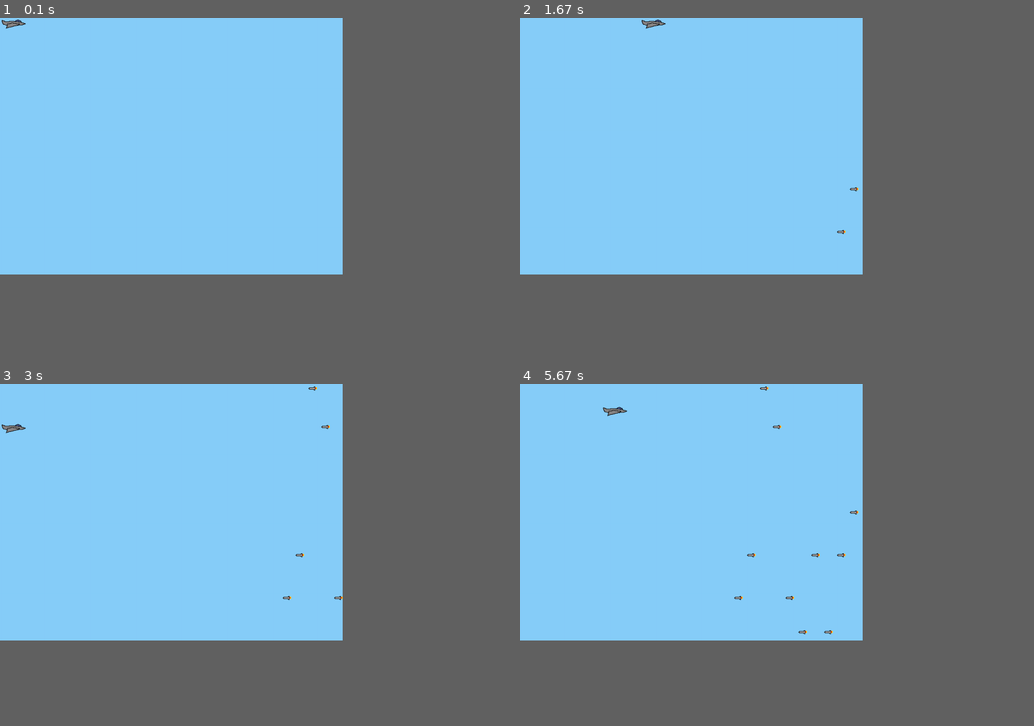
Above: before the commit, frames 1-4 (two rows, left to right).
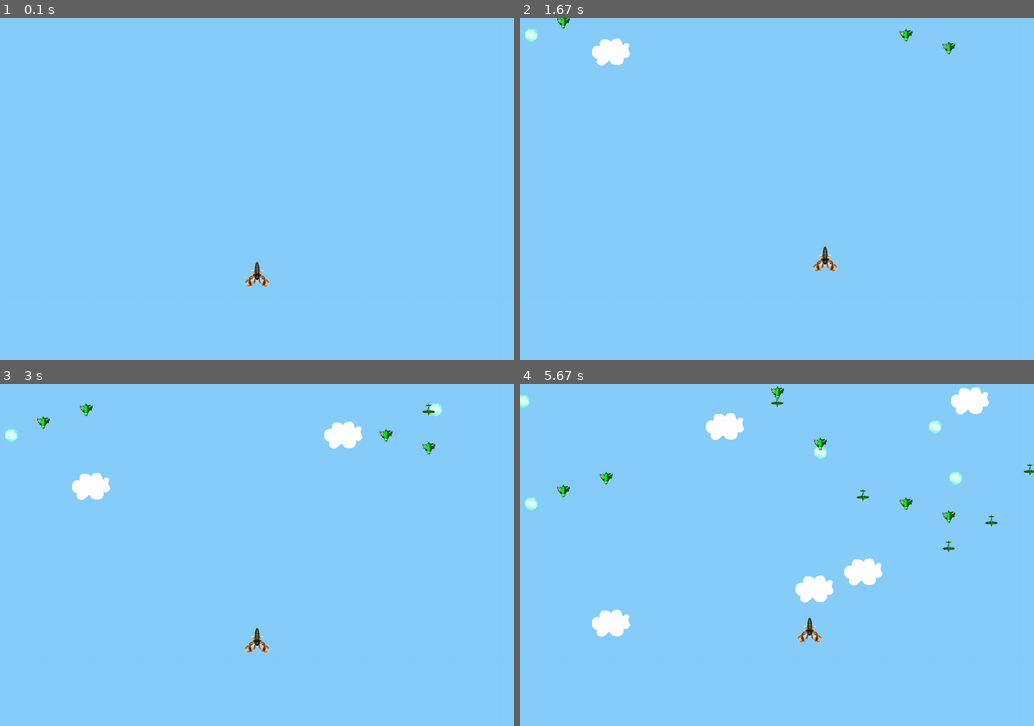
Above: after the commit, the same moments.

Repository: chauby/pygame_plane_war
Game: pygame game, started from playGame.py
The game is run twice, just before and just after one commit, with the same random seed, the same clock (stepped at 60 frames per second) and the same inputs. The source is Python 2; it was converted automatically to run under Python 3.
Inputs:
- Up to frame 1 (0.1 s): no input
- Up to frame 2 (1.67 s): hold Right 0.33-0.8 s; hold Up 0.83-1.13 s; hold Right 1.17-1.63 s
- Up to frame 3 (3 s): hold Left 1.67-2.2 s; hold Down 2.23-2.53 s; hold Left 2.57-2.97 s
- Up to frame 4 (5.67 s): hold Up 3-3.37 s; hold Right 3.4-4.03 s; hold Down 4.07-4.43 s; hold Left 4.47-4.93 s; hold Right 4.97-5.43 s; hold Up from 5.47 s (still down)
In our replay, the window is 600x450 before the commit and 900x600 after it. These sizes can differ from the game's own. Grey fills any space a smaller window leaves; there, only what the larger window draws over its background counts as a difference.

The runs differ from the first frame. In frame 1, 0.2% of the frame differs, in the area x 0-53%, y 0-79%; in frame 2, 0.9%; in frame 3, 1.6%; in frame 4, 3.4%, in the area x 0-100%, y 0-76%.

Commit message:
飞机大战测试，具有两种类型的敌机，一种类型的奖励，暂时不能发射子弹，只能躲避

Diff:
--- a/playGame.py
+++ b/playGame.py
@@ -8,47 +8,86 @@
 # import pygame.locals for easier access to key coordinates
 from pygame.locals import *
 
+#定义游戏的屏幕大小
+width = 1200
+hight = 800
+
 #定义Player类
 class Player(pygame.sprite.Sprite):
 	def __init__(self):
 		super(Player, self).__init__()
-		self.image = pygame.image.load('jet.png').convert()
+		image = pygame.image.load('GodPlane2.png').convert()
+		self.image = pygame.transform.scale(image, (64, 64))
 		self.image.set_colorkey((255, 255, 255), RLEACCEL)
-		self.rect = self.image.get_rect()
+		self.rect = self.image.get_rect(center = (width/2, 600))#set the plaer's init position
 
 	def update(self, pressed_keys):
 		if pressed_keys[K_UP]:
-			self.rect.move_ip(0, -5)
+			self.rect.move_ip(0, -2)
 		if pressed_keys[K_DOWN]:
-			self.rect.move_ip(0, 5)
+			self.rect.move_ip(0, 2)
 		if pressed_keys[K_LEFT]:
-			self.rect.move_ip(-5, 0)
+			self.rect.move_ip(-2, 0)
 		if pressed_keys[K_RIGHT]:
-			self.rect.move_ip(5, 0)
+			self.rect.move_ip(2, 0)
 
 		#限制plaer的移动范围，不能超出屏幕
 		if self.rect.left < 0:
 			self.rect.left = 0
-		elif self.rect.right > 800:
-			self.rect.right = 800
+		elif self.rect.right > width:
+			self.rect.right = width
 		if self.rect.top < 0:
 			self.rect.top = 0
-		elif self.rect.bottom > 600:
-			self.rect.bottom = 600
+		elif self.rect.bottom > hight:
+			self.rect.bottom = hight
 
+#定义血点奖励类
+class RewardBlood(pygame.sprite.Sprite):
+	def __init__(self):
+		super(RewardBlood, self).__init__()
+		image = pygame.image.load('sphere2.png').convert()
+		self.image = pygame.transform.scale(image, (32, 32))
+		self.image.set_colorkey((255, 255, 255), RLEACCEL)
+		self.rect = self.image.get_rect(center = (random.randint(0, width), 0))
+		self.speed = random.randint(1, 2)
+
+	def update(self):
+		self.rect.move_ip(0, self.speed)
+		if self.rect.bottom > hight:
+			self.kill()
+
+#定义敌人类
 class Enemy(pygame.sprite.Sprite):
 	def __init__(self):
 		super(Enemy, self).__init__()
-		self.image = pygame.image.load('missile.png').convert()
-		self.init_position = [10, 100, 200, 300, 400, 500, 580]
+		if random.randint(1,2) == 1:
+			image = pygame.image.load('JpPlane2.png').convert()
+		else:
+			image = pygame.image.load('GreenPlane2.png').convert()
+		self.image = pygame.transform.scale(image, (32, 32))
+		self.init_position = [10, 100, 200, 300, 400, 500, 600, 700, 800, 900, 1000, 1100, 1190]
 		self.image.set_colorkey((255, 255, 255), RLEACCEL)
-		self.rect = self.image.get_rect(center = (820, self.init_position[random.randint(0, 6)]))
-		# self.speed = random.randint(1, 2)
-		self.speed = 1
+		self.rect = self.image.get_rect(center = (self.init_position[random.randint(0, 12)], 0))
+		self.speed = random.randint(1, 2)
 
 	def update(self):
-		self.rect.move_ip(-self.speed, 0)
-		if self.rect.right < 0:
+		self.rect.move_ip(0, self.speed)
+		if self.rect.bottom > hight:
+			self.kill()
+
+#定义云朵类
+class Cloud(pygame.sprite.Sprite):
+	"""docstring for Cloud"""
+	def __init__(self):
+		super(Cloud, self).__init__()
+		self.image = pygame.image.load('cloud.png').convert()
+		self.image.set_colorkey((0, 0, 0), RLEACCEL)
+		self.rect = self.image.get_rect(center = (random.randint(0, width), 0))
+		self.speed = random.randint(1,3)
+
+	def update(self):
+		self.rect.move_ip(0, self.speed)
+		if self.rect.bottom > hight:
 			self.kill()
 
 # initialize pygame
@@ -56,7 +95,7 @@
 
 # create the screen object
 # here we pass it a size of 800x600
-screen = pygame.display.set_mode((800, 600))
+screen = pygame.display.set_mode((width, hight))
 
 #创建游戏背景
 background = pygame.Surface(screen.get_size())
@@ -67,12 +106,20 @@
 pygame.time.set_timer(ADDENEMY, 500)
 ADDCLOUD = pygame.USEREVENT + 2
 pygame.time.set_timer(ADDCLOUD, 1000)
+ADDREWARD = pygame.USEREVENT + 3
+pygame.time.set_timer(ADDREWARD, 1000)
 
 #创建plaer
 player = Player()
 
 #创建敌人
 enemies = pygame.sprite.Group()
+
+#创建云彩
+clouds = pygame.sprite.Group()
+
+#创建奖励
+rewardBloods = pygame.sprite.Group()
 
 all_sprites = pygame.sprite.Group()
 all_sprites.add(player)
@@ -90,19 +137,29 @@
 			new_enemy = Enemy()
 			enemies.add(new_enemy)
 			all_sprites.add(new_enemy)
+		elif event.type == ADDCLOUD:
+			new_cloud = Cloud()
+			clouds.add(new_cloud)
+			all_sprites.add(new_cloud)
+		elif event.type == ADDREWARD:
+			new_reward = RewardBlood()
+			rewardBloods.add(new_reward)
+			all_sprites.add(new_reward)
 
 	screen.blit(background, (0, 0))
+	clouds.update()
+	enemies.update()
+	rewardBloods.update()
 	pressed_keys = pygame.key.get_pressed()
 	player.update(pressed_keys)
-	enemies.update()
 
 	for entity in all_sprites:
 		screen.blit(entity.image, entity.rect)
 
 	if pygame.sprite.spritecollideany(player, enemies):
-		print "Game over"
 		player.kill()
 		running = False
+		print "Game over"
 
 	#将两次flip之间的修改更新到整个屏幕
 	pygame.display.flip()
Binary file added: GodPlane.png
Binary file added: GodPlane2.png
Binary file added: GreenPlane2.png
Binary file added: JitPlane.png
Binary file added: JitPlane2.png
Binary file added: JpPlane2.png
Binary file added: LXPlane2.png
Binary file added: biu.png
Binary file added: biu2.png
Binary file added: cloud.png
Binary file added: plane/BluePlane.png
Binary file added: plane/GodPlane.png
(and 8 more such lines)
